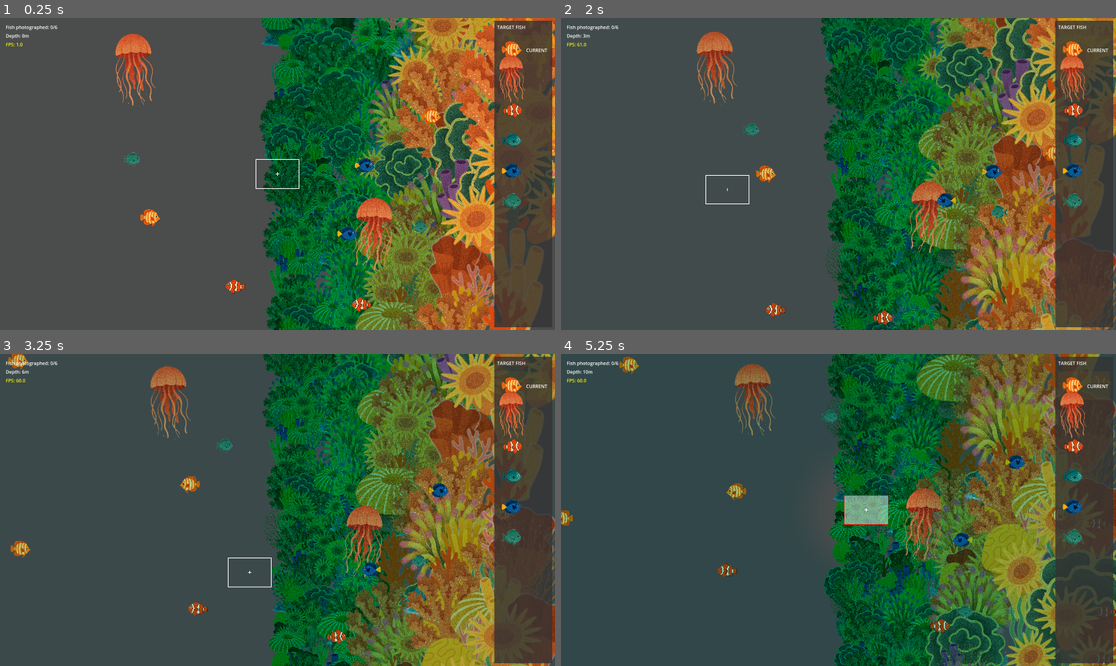
Above: before the commit, frames 1-4 (two rows, left to right).
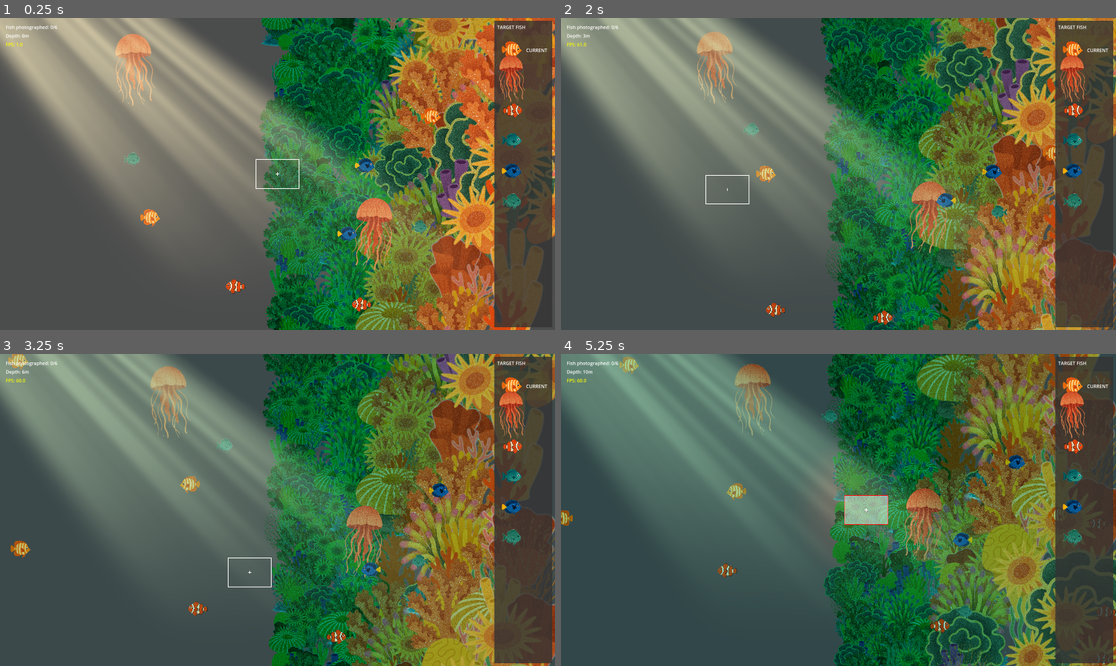
Above: after the commit, the same moments.

Repository: awlego/DepthPerception
Game: Godot game, scene res://main.tscn
The game is run twice, just before and just after one commit, with the same random seed, the same clock (stepped at 60 frames per second) and the same inputs.
Inputs (mouse positions are in pixels of both pictures, inside the frame that each line leads up to):
- Up to frame 1 (0.25 s): no input
- Up to frame 2 (2 s): tap Enter at 0.5 s; move the mouse to (960, 158) at 0.52 s; hold Right 0.53-1.28 s; tap F at 0.6, 1.35 s; click (960, 158) at 0.67 s; move the mouse to (727, 189) at 1.27 s; hold Down from 1.28 s (still down); click (727, 189) at 1.42 s
- Up to frame 3 (3.25 s): move the mouse to (333, 441) at 2.02 s; release Down at 2.03 s; hold Right 2.03-2.78 s; tap F at 2.1, 2.85 s; click (333, 441) at 2.17 s; move the mouse to (249, 572) at 2.77 s; hold Up from 2.78 s (still down); click (249, 572) at 2.92 s
- Up to frame 4 (5.25 s): move the mouse to (1005, 556) at 3.52 s; release Up at 3.53 s; hold Left 3.53-5.03 s; tap F at 3.6, 4.35, 5.1 s; click (1005, 556) at 3.67 s; move the mouse to (672, 463) at 4.27 s; click (672, 463) at 4.42 s; move the mouse to (866, 510) at 5.02 s; hold Down from 5.03 s (still down); click (866, 510) at 5.17 s

The runs differ from the first frame. In frame 1, 31% of the frame differs, in the area x 0-77%, y 0-77%; in frame 2, 29%; in frame 3, 28%; in frame 4, 26%.

Commit message:
god rays

Diff:
--- /dev/null
+++ b/assets/shaders/god_rays.gdshader
@@ -0,0 +1,112 @@
+/*
+Shader from Godot Shaders - the free shader library.
+godotshaders.com/shader/god-rays
+
+Feel free to use, improve and change this shader according to your needs
+and consider sharing the modified result on godotshaders.com.
+*/
+
+shader_type canvas_item;
+uniform sampler2D SCREEN_TEXTURE : hint_screen_texture, filter_linear_mipmap;
+
+uniform float angle = -0.3;
+uniform float position = -0.2;
+uniform float spread : hint_range(0.0, 1.0) = 0.1;
+uniform float cutoff : hint_range(-1.0, 1.0) = 0.1;
+uniform float falloff : hint_range(0.0, 1.0) = 0.2;
+uniform float edge_fade : hint_range(0.0, 1.0) = 0.15;
+uniform float vertical_fade : hint_range(0.0, 1.0) = 1.0;
+
+uniform float speed = 1.0;
+uniform float ray1_density = 8.0;
+uniform float ray2_density = 30.0;
+uniform float ray2_intensity : hint_range(0.0, 1.0) = 0.2;
+
+uniform vec4 color : source_color = vec4(1.0, 0.9, 0.65, 0.8);
+
+uniform bool hdr = false;
+uniform float seed = 5.0;
+
+// Random and noise functions from Book of Shader's chapter on Noise.
+float random(vec2 _uv) {
+    return fract(sin(dot(_uv.xy,
+                         vec2(12.9898, 78.233))) *
+        43758.5453123);
+}
+
+float noise (in vec2 uv) {
+    vec2 i = floor(uv);
+    vec2 f = fract(uv);
+
+    // Four corners in 2D of a tile
+    float a = random(i);
+    float b = random(i + vec2(1.0, 0.0));
+    float c = random(i + vec2(0.0, 1.0));
+    float d = random(i + vec2(1.0, 1.0));
+
+
+    // Smooth Interpolation
+
+    // Cubic Hermine Curve. Same as SmoothStep()
+    vec2 u = f * f * (3.0-2.0 * f);
+
+    // Mix 4 coorners percentages
+    return mix(a, b, u.x) +
+            (c - a)* u.y * (1.0 - u.x) +
+            (d - b) * u.x * u.y;
+}
+
+mat2 rotate(float _angle){
+    return mat2(vec2(cos(_angle), -sin(_angle)),
+                vec2(sin(_angle), cos(_angle)));
+}
+
+vec4 screen(vec4 base, vec4 blend){
+	return 1.0 - (1.0 - base) * (1.0 - blend);
+}
+
+void fragment()
+{
+
+	// Rotate, skew and move the UVs
+	vec2 transformed_uv = ( rotate(angle) * (UV - position) )  / ( (UV.y + spread) - (UV.y * spread) );
+
+	// Animate the ray according the the new transformed UVs
+	vec2 ray1 = vec2(transformed_uv.x * ray1_density + sin(TIME * 0.1 * speed) * (ray1_density * 0.2) + seed, 1.0);
+	vec2 ray2 = vec2(transformed_uv.x * ray2_density + sin(TIME * 0.2 * speed) * (ray1_density * 0.2) + seed, 1.0);
+
+	// Cut off the ray's edges
+	float cut = step(cutoff, transformed_uv.x) * step(cutoff, 1.0 - transformed_uv.x);
+	ray1 *= cut;
+	ray2 *= cut;
+
+	// Apply the noise pattern (i.e. create the rays)
+	float rays;
+
+	if (hdr){
+		// This is not really HDR, but check this to not clamp the two merged rays making
+		// their values go over 1.0. Can make for some nice effect
+		rays = noise(ray1) + (noise(ray2) * ray2_intensity);
+	}
+	else{
+		 rays = clamp(noise(ray1) + (noise(ray2) * ray2_intensity), 0., 1.);
+	}
+
+	// Fade out edges
+	rays *= smoothstep(0.0, falloff, (1.0 - UV.y)); // Bottom
+	rays *= smoothstep(0.0 + cutoff, edge_fade + cutoff, transformed_uv.x); // Left
+	rays *= smoothstep(0.0 + cutoff, edge_fade + cutoff, 1.0 - transformed_uv.x); // Right
+
+	// Add vertical fade (top to bottom)
+	rays *= mix(1.0, smoothstep(1.0, 0.0, UV.y), vertical_fade);
+
+	// Color to the rays
+	vec3 shine = vec3(rays) * color.rgb;
+
+	// Try different blending modes for a nicer effect. "Screen" is included in the code,
+	// but take a look at https://godotshaders.com/snippet/blending-modes/ for more.
+	// With "Screen" blend mode:
+	shine = screen(texture(SCREEN_TEXTURE, SCREEN_UV), vec4(color)).rgb;
+
+	COLOR = vec4(shine, rays * color.a);
+}
--- a/main.gd
+++ b/main.gd
@@ -40,6 +40,9 @@
 # Fish manager
 var fish_manager
 
+# God rays
+var god_rays = null
+
 # Called when the node enters the scene tree for the first time.
 func _ready():
 	# Hide the mouse cursor
@@ -73,6 +76,8 @@
 	# Create the target fish queue
 	create_target_queue()
 
+	# Initialize the god rays
+	initialize_god_rays()
 
 # Setup the depth shader overlay
 func setup_depth_shader():
@@ -433,6 +438,10 @@
 		if coral_wall:
 			coral_wall.update_depth(current_depth)
 
+		# Update god rays with current depth
+		if god_rays:
+			god_rays.update_depth(current_depth)
+
 	# Auto-activate flashlight at 25m depth if it's off
 	if flashlight and current_depth > 25.0 and not flashlight_auto_activated and not flashlight.flashlight_on:
 		flashlight.toggle(true)  # Force ON
@@ -485,38 +494,6 @@
 
 		create_target_queue()  # This will create new targets based on current depth
 
-# # Add this new function to load all fish PNGs
-# func load_fish_list():
-# 	var fish_list = [
-# 		"res://assets/fish/fish1.png",
-# 		"res://assets/fish/fish2.png",
-# 		"res://assets/fish/fish3.png",
-# 		"res://assets/fish/fish4.png",
-# 		"res://assets/fish/fish5.png",
-# 		"res://assets/fish/fish6.png",
-# 		"res://assets/fish/fish7.png",
-# 		"res://assets/fish/fish8.png",
-# 		"res://assets/fish/fish9.png",
-# 		"res://assets/fish/fish10.png",
-# 		"res://assets/fish/fish11.png",
-# 		"res://assets/fish/fish12.png",
-# 		"res://assets/fish/fish13.png",
-# 		"res://assets/fish/fish14.png",
-# 		"res://assets/fish/fish15.png",
-# 		"res://assets/fish/jellyfish1.png",
-# 		"res://assets/fish/angler2.png",
-# 		"res://assets/fish/anglerfish.png",
-# 		"res://assets/fish/eel.png",
-# 		"res://assets/fish/spottedeel.png",
-# 		"res://assets/fish/ray1.png",
-# 		"res://assets/fish/seahorse.png",
-# 		"res://assets/fish/turtle.png",
-# 		"res://assets/fish/whale.png",
-# 		"res://assets/fish/whale2.png",
-# 		"res://assets/fish/hammerhead.png",
-# 		"res://assets/fish/angler3.png",
-# 	]
-# 	return fish_list
 
 # New method to initialize flashlight
 func initialize_flashlight():
@@ -560,3 +537,14 @@
 	# Connect flashlight signals
 	flashlight.connect("toggled", _on_flashlight_toggled)
 	print("Flashlight initialization complete")
+
+# Add this function to initialize the god rays
+func initialize_god_rays():
+	var god_rays_scene = load("res://scenes/god_rays.tscn")
+	god_rays = god_rays_scene.instantiate()
+
+	# Create a CanvasLayer to hold the rays
+	var rays_layer = CanvasLayer.new()
+	rays_layer.layer = 5  # Adjust as needed
+	add_child(rays_layer)
+	rays_layer.add_child(god_rays)
--- /dev/null
+++ b/scenes/god_rays.gd
@@ -0,0 +1,82 @@
+extends ColorRect
+
+class_name GodRays
+
+# Export parameters for the new shader
+@export var ray_angle: float = -0.3
+@export var ray_position: float = -0.2  # Renamed from 'position' to avoid conflict
+@export var spread: float = 0.5
+@export var cutoff: float = 0.1
+@export var falloff: float = 0.2
+@export var edge_fade: float = 0.15
+@export var ray_speed: float = 1.0  # Renamed from 'speed' to match our naming convention
+@export var ray1_density: float = 8.0
+@export var ray2_density: float = 30.0
+@export var ray2_intensity: float = 0.3
+@export var ray_color: Color = Color(1.0, 0.9, 0.65, 0.8)
+@export var hdr: bool = false
+@export var seed_value: float = 5.0
+@export var max_depth: float = 60.0  # Rays disappear completely beyond this depth
+
+# Internal variables
+var current_depth = 0.0
+var shader_material: ShaderMaterial
+
+func _ready():
+	# Set up shader material
+	shader_material = ShaderMaterial.new()
+	shader_material.shader = load("res://assets/shaders/god_rays.gdshader")
+
+	# Apply the shader to this ColorRect
+	material = shader_material
+
+	# Set initial shader parameters
+	update_shader_parameters()
+
+	# Make sure this covers the entire screen
+	anchors_preset = Control.PRESET_FULL_RECT  # Fill the entire parent container
+	mouse_filter = Control.MOUSE_FILTER_IGNORE  # Don't block mouse input
+
+	# Connect to viewport size changed signal
+	get_viewport().size_changed.connect(_on_viewport_size_changed)
+
+	# Set z-index to be behind other elements but in front of background
+	# z_index = -30
+
+# Update shader parameters based on exported values
+func update_shader_parameters():
+	if shader_material:
+		shader_material.set_shader_parameter("angle", ray_angle)
+		shader_material.set_shader_parameter("position", ray_position)  # Map our ray_position to shader's position
+		shader_material.set_shader_parameter("spread", spread)
+		shader_material.set_shader_parameter("cutoff", cutoff)
+		shader_material.set_shader_parameter("falloff", falloff)
+		shader_material.set_shader_parameter("edge_fade", edge_fade)
+		shader_material.set_shader_parameter("speed", ray_speed)  # Map our ray_speed to shader's speed
+		shader_material.set_shader_parameter("ray1_density", ray1_density)
+		shader_material.set_shader_parameter("ray2_density", ray2_density)
+		shader_material.set_shader_parameter("ray2_intensity", ray2_intensity)
+		shader_material.set_shader_parameter("color", ray_color)
+		shader_material.set_shader_parameter("hdr", hdr)
+		shader_material.set_shader_parameter("seed", seed_value)
+
+# Update ray visibility based on depth - modify the alpha to fade out rays with depth
+func update_depth(depth):
+	current_depth = depth
+
+	# Calculate a fade factor based on depth
+	var fade_factor = 1.0 - clamp(current_depth / max_depth, 0.0, 1.0)
+
+	if shader_material:
+		# Adjust the color's alpha based on depth
+		var depth_adjusted_color = ray_color
+		depth_adjusted_color.a = ray_color.a * fade_factor
+		shader_material.set_shader_parameter("color", depth_adjusted_color)
+
+	# Hide the node completely when below max depth
+	visible = (current_depth < max_depth)
+
+# Handle viewport size changes
+func _on_viewport_size_changed():
+	# Ensure we're still filling the screen
+	size = get_viewport_rect().size
--- /dev/null
+++ b/scenes/god_rays.tscn
@@ -0,0 +1,12 @@
+[gd_scene load_steps=2 format=3 uid="uid://cykevxm30iibc"]
+
+[ext_resource type="Script" uid="uid://bsswjuunw71d5" path="res://scenes/god_rays.gd" id="1_527ms"]
+
+[node name="GodRays" type="ColorRect"]
+anchors_preset = 15
+anchor_right = 1.0
+anchor_bottom = 1.0
+grow_horizontal = 2
+grow_vertical = 2
+mouse_filter = 2
+script = ExtResource("1_527ms")
Not shown, added: assets/shaders/god_rays.gdshader.uid
Not shown, added: scenes/god_rays.gd.uid
